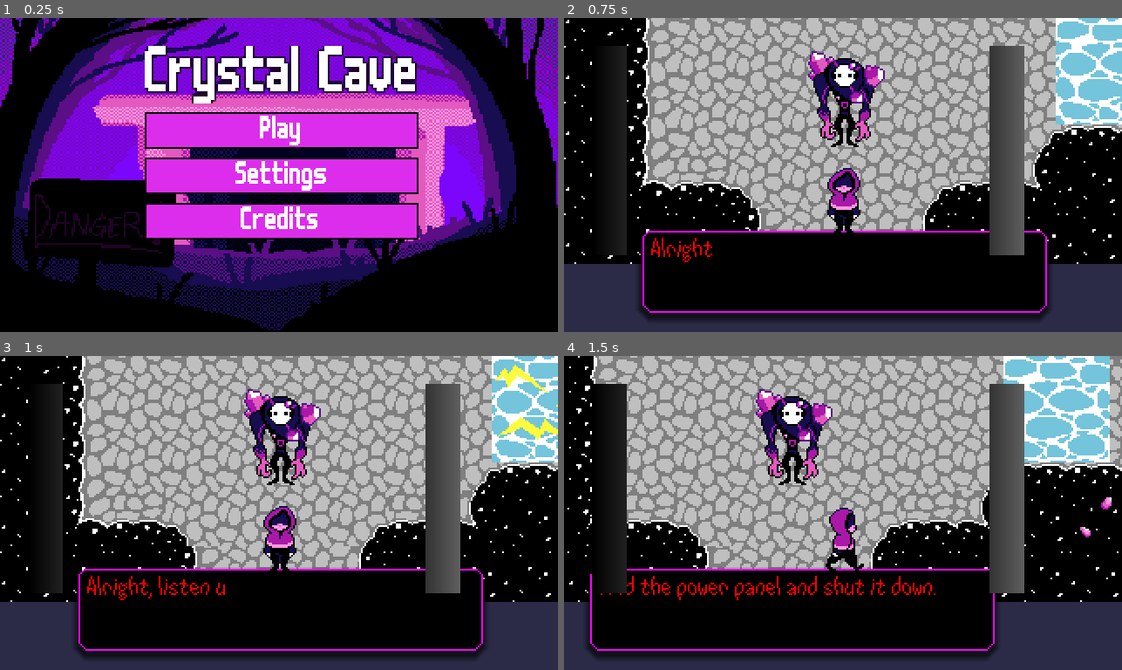
Above: before the commit, frames 1-4 (two rows, left to right).
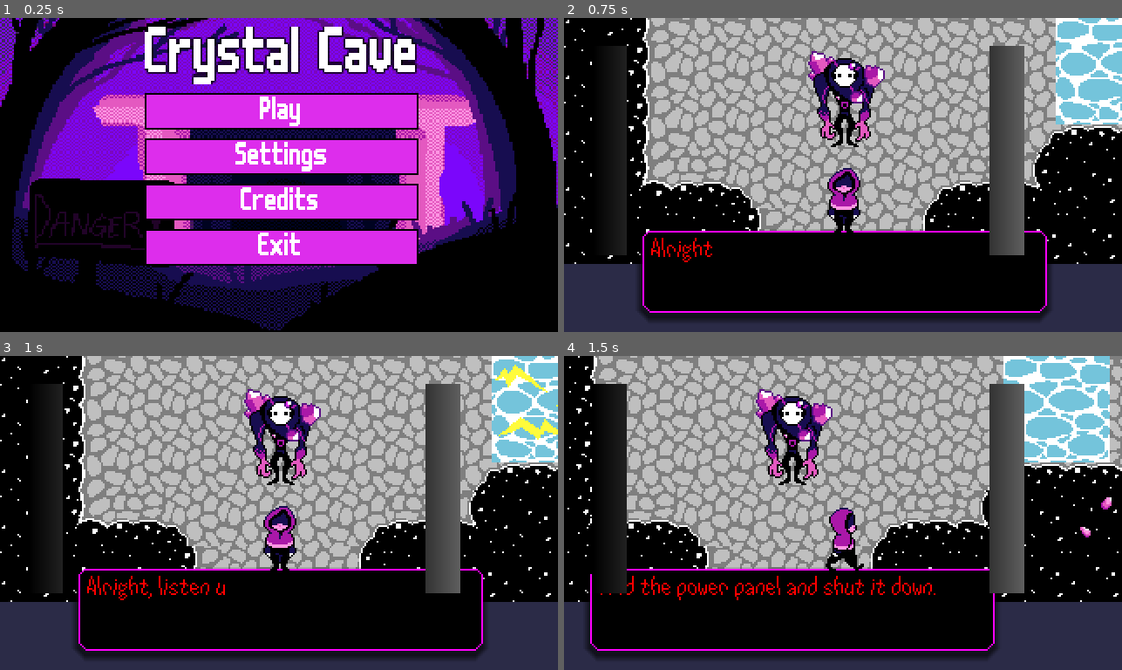
Above: after the commit, the same moments.

Repository: AxelArredondo/gamejam-2026
Game: Godot game, scene res://scenes/main_menu.tscn
Two runs of this game, one before a commit and one after it. Both use one fixed random seed, a clock stepped at 60 frames per second and the inputs below.
Inputs:
- Up to frame 1 (0.25 s): no input
- Up to frame 2 (0.75 s): click "Play" at 0.5 s
- Up to frame 3 (1 s): no input
- Up to frame 4 (1.5 s): tap Enter (AdvanceText) at 1.25, 1.35 s; hold D (Right) from 1.28 s (still down)

The runs differ from the first frame. In frame 1, 24% of the frame differs, in the area x 25-75%, y 2-79%; in frame 2, nothing differs; in frame 3, nothing differs; in frame 4, nothing differs.

Commit message:
Add settings and exit button
For settings:
-Changed default window mode to maximized
-Added separate audio bus for Music in case we want more sounds later

For exit button:
-Added exit functionality in main menu

Diff:
--- /dev/null
+++ b/default_bus_layout.tres
@@ -0,0 +1,9 @@
+[gd_resource type="AudioBusLayout" format=3 uid="uid://dto22rev0onc2"]
+
+[resource]
+bus/1/name = &"Music"
+bus/1/solo = false
+bus/1/mute = false
+bus/1/bypass_fx = false
+bus/1/volume_db = 0.0
+bus/1/send = &"Master"
--- a/project.godot
+++ b/project.godot
@@ -19,6 +19,10 @@
 config/features=PackedStringArray("4.6", "Forward Plus")
 config/icon="res://icon.svg"
 
+[audio]
+
+buses/default_bus_layout="uid://dto22rev0onc2"
+
 [autoload]
 
 MeterSystem="*res://scripts/meter_system.gd"
@@ -27,6 +31,7 @@
 
 window/size/viewport_width=320
 window/size/viewport_height=180
+window/size/mode=2
 window/stretch/mode="viewport"
 
 [global_group]
--- a/scenes/cave.tscn
+++ b/scenes/cave.tscn
@@ -239,6 +239,7 @@
 [node name="Music" type="AudioStreamPlayer" parent="." unique_id=522618070]
 stream = ExtResource("11_c3r8b")
 autoplay = true
+bus = &"Music"
 parameters/looping = true
 
 [node name="UI" type="CanvasLayer" parent="." unique_id=1856991002]
--- a/scenes/main_menu.tscn
+++ b/scenes/main_menu.tscn
@@ -2,8 +2,45 @@
 
 [ext_resource type="Script" uid="uid://dpqs4hnlnxh0k" path="res://scripts/main_menu.gd" id="1_ekxnf"]
 [ext_resource type="Theme" uid="uid://cxbf03eg421lj" path="res://theme.tres" id="1_l6cm7"]
+[ext_resource type="FontFile" uid="uid://ccjt4wo62o1rd" path="res://assets/fonts/m6x11.ttf" id="3_8ln24"]
 [ext_resource type="AudioStream" uid="uid://cpx0w1if0jrt7" path="res://music/Menu Theme.ogg" id="3_bqqt6"]
 [ext_resource type="Texture2D" uid="uid://cxba0306ctg21" path="res://assets/images/MENU_2.png" id="4_wu84c"]
+
+[sub_resource type="StyleBoxFlat" id="StyleBoxFlat_wu84c"]
+content_margin_left = 2.0
+content_margin_top = 2.0
+content_margin_right = 2.0
+content_margin_bottom = 2.0
+bg_color = Color(0.8666667, 0.1764706, 0.9254902, 1)
+border_width_left = 1
+border_width_top = 1
+border_width_right = 1
+border_width_bottom = 1
+border_color = Color(0, 0, 0, 1)
+
+[sub_resource type="StyleBoxFlat" id="StyleBoxFlat_8ln24"]
+content_margin_left = 2.0
+content_margin_top = 2.0
+content_margin_right = 2.0
+content_margin_bottom = 2.0
+bg_color = Color(0.8666667, 0.1764706, 0.9254902, 1)
+border_width_left = 1
+border_width_top = 1
+border_width_right = 1
+border_width_bottom = 1
+border_color = Color(0, 0, 0, 1)
+
+[sub_resource type="StyleBoxFlat" id="StyleBoxFlat_rtw2f"]
+content_margin_left = 2.0
+content_margin_top = 2.0
+content_margin_right = 2.0
+content_margin_bottom = 2.0
+bg_color = Color(0.6666667, 0.09411765, 0.65882355, 1)
+border_width_left = 1
+border_width_top = 1
+border_width_right = 1
+border_width_bottom = 1
+border_color = Color(0, 0, 0, 1)
 
 [node name="Main Menu" type="Node" unique_id=2057887975]
 script = ExtResource("1_ekxnf")
@@ -64,6 +101,10 @@
 layout_mode = 2
 text = "Credits"
 
+[node name="Exit" type="Button" parent="Main Screen/MarginContainer/VBoxContainer" unique_id=689688098]
+layout_mode = 2
+text = "Exit"
+
 [node name="Settings Screen" type="Control" parent="." unique_id=1456509018]
 layout_mode = 3
 anchors_preset = 15
@@ -103,6 +144,26 @@
 fit_content = true
 autowrap_mode = 0
 horizontal_alignment = 1
+
+[node name="Music Label" type="Label" parent="Settings Screen/MarginContainer/VBoxContainer" unique_id=704461677]
+layout_mode = 2
+theme_override_fonts/font = ExtResource("3_8ln24")
+text = "Music"
+horizontal_alignment = 1
+vertical_alignment = 1
+
+[node name="Music Slider" type="HSlider" parent="Settings Screen/MarginContainer/VBoxContainer" unique_id=570420612]
+layout_mode = 2
+theme_override_styles/grabber_area = SubResource("StyleBoxFlat_wu84c")
+theme_override_styles/grabber_area_highlight = SubResource("StyleBoxFlat_8ln24")
+max_value = 1.0
+step = 0.05
+value = 1.0
+
+[node name="Fullscreen Toggle" type="CheckButton" parent="Settings Screen/MarginContainer/VBoxContainer" unique_id=1043414107]
+layout_mode = 2
+theme_override_styles/hover_pressed = SubResource("StyleBoxFlat_rtw2f")
+text = "Fullscreen"
 
 [node name="Back Button" type="Button" parent="Settings Screen/MarginContainer/VBoxContainer" unique_id=393898384]
 layout_mode = 2
@@ -159,6 +220,7 @@
 stream = ExtResource("3_bqqt6")
 volume_db = -10.0
 autoplay = true
+bus = &"Music"
 
 [node name="TextureRect" type="TextureRect" parent="." unique_id=1318040040]
 z_index = -10
@@ -174,5 +236,9 @@
 [connection signal="pressed" from="Main Screen/MarginContainer/VBoxContainer/Play Button" to="." method="_on_play_button_pressed"]
 [connection signal="pressed" from="Main Screen/MarginContainer/VBoxContainer/Settings Button" to="." method="_on_settings_button_pressed"]
 [connection signal="pressed" from="Main Screen/MarginContainer/VBoxContainer/Credits Button" to="." method="_on_credits_button_pressed"]
+[connection signal="pressed" from="Main Screen/MarginContainer/VBoxContainer/Exit" to="." method="_on_exit_button_pressed"]
+[connection signal="ready" from="Settings Screen/MarginContainer/VBoxContainer/Music Slider" to="." method="_on_music_slider_ready"]
+[connection signal="value_changed" from="Settings Screen/MarginContainer/VBoxContainer/Music Slider" to="." method="_on_music_slider_value_changed"]
+[connection signal="toggled" from="Settings Screen/MarginContainer/VBoxContainer/Fullscreen Toggle" to="." method="_on_fullscreen_toggled"]
 [connection signal="pressed" from="Settings Screen/MarginContainer/VBoxContainer/Back Button" to="." method="_on_back_button_pressed"]
 [connection signal="pressed" from="Credits Screen/MarginContainer/VBoxContainer/Back Button" to="." method="_on_back_button_pressed"]
--- a/scripts/main_menu.gd
+++ b/scripts/main_menu.gd
@@ -27,8 +27,34 @@
 func _on_credits_button_pressed() -> void:
 	switch_screen("credits")
 
+func _on_exit_button_pressed() -> void:
+	get_tree().quit() # Quit game
+
 func _on_back_button_pressed() -> void:
 	switch_screen("main")
 
 func _on_play_button_pressed() -> void:
 	get_tree().change_scene_to_file("res://scenes/cave.tscn")
+
+###################
+# SETTINGS SCREEN #
+###################
+
+var music_bus_id
+
+func _on_music_slider_ready() -> void:
+	# Get music audio bus id number
+	music_bus_id = AudioServer.get_bus_index("Music")
+
+func _on_music_slider_value_changed(value: float) -> void:
+	# Convert linear value of slider to non-linear decibels
+	var db = linear_to_db(value)
+
+	# Tie slider position to volume in decibels
+	AudioServer.set_bus_volume_db(music_bus_id, db)
+
+func _on_fullscreen_toggled(toggled_on: bool) -> void:
+	if toggled_on:
+		DisplayServer.window_set_mode(DisplayServer.WINDOW_MODE_FULLSCREEN)
+	else:
+		DisplayServer.window_set_mode(DisplayServer.WINDOW_MODE_MAXIMIZED)
Not shown, changed: texts/en.csv.import
